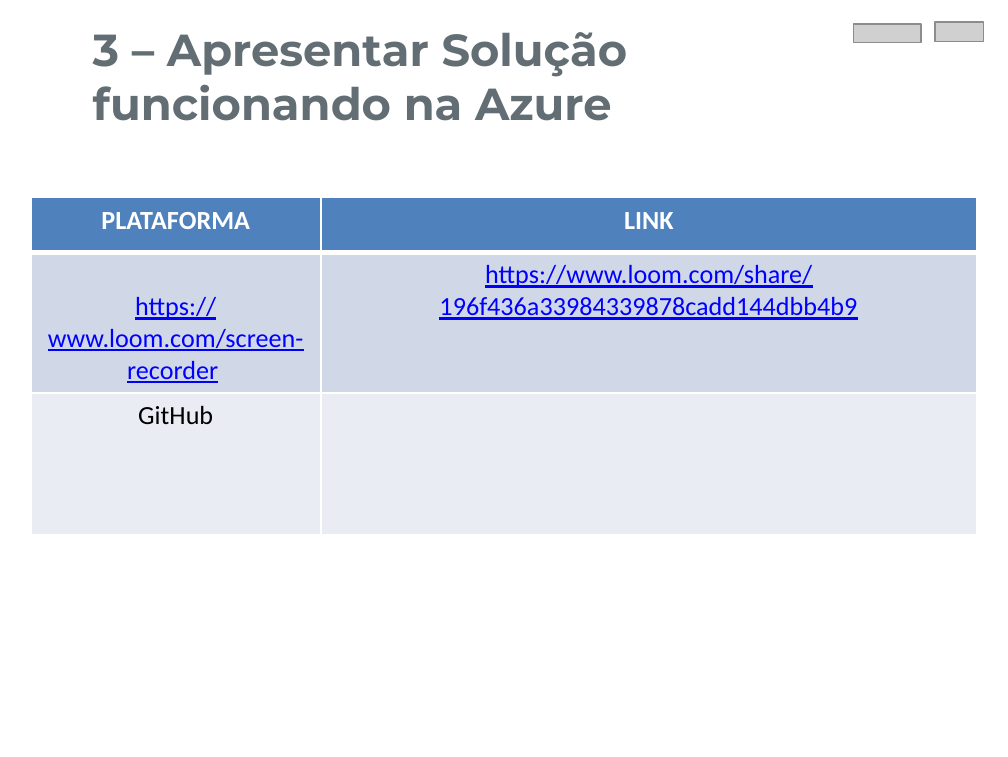
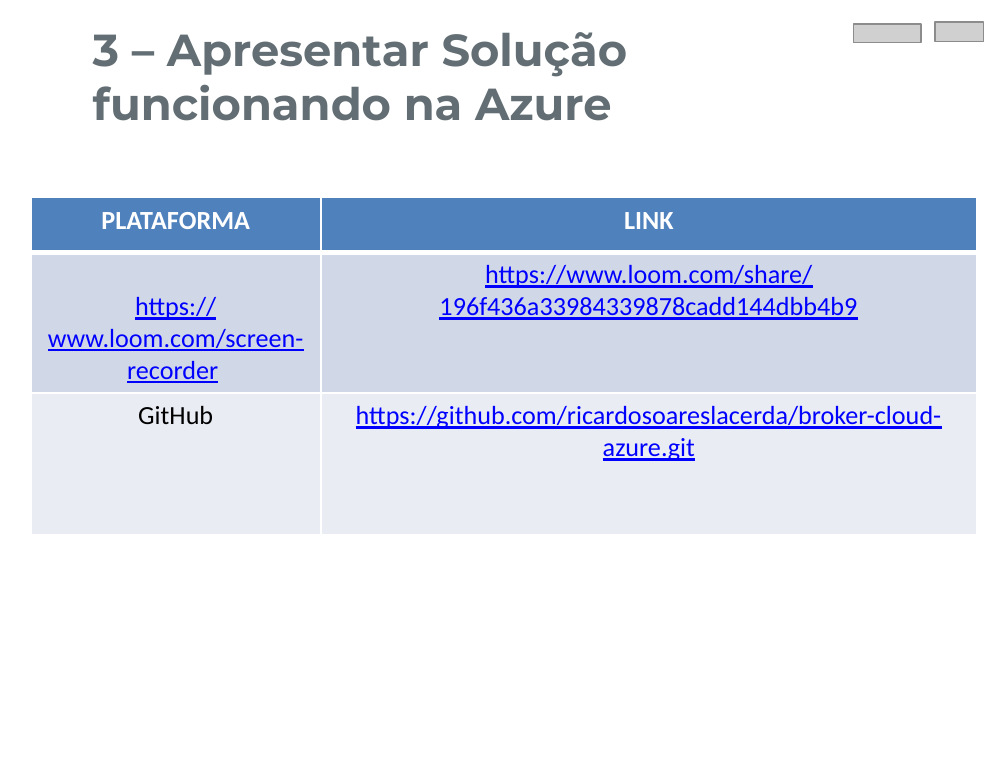
Before and after one commit to ricardosoareslacerda/broker-cloud-azure, a slide deck: slide 6 of requirements/SCJ-CLOUD_TRABALHO_FINAL.pptx. Drawn at 1008x757 pixels with LibreOffice and Linux fonts; fonts in the diff are those of the drawing; grey boxes stand for pictures. Boxes give left, top, right and bottom in pixels: in the first picture for what was removed or moved away, otherwise in the second. Text is boxed around its words. In the diff, an @@ line names an element or a change of style, - is before the commit and + after.

Commit message:
Adjust Final

```diff
--- a/requirements/SCJ-CLOUD_TRABALHO_FINAL.pptx
+++ b/requirements/SCJ-CLOUD_TRABALHO_FINAL.pptx
@@ table at [31, 198, 977, 534] @@
-row 3, column 2: 
+row 3, column 2: https://github.com/ricardosoareslacerda/broker-cloud-azure.git
```
